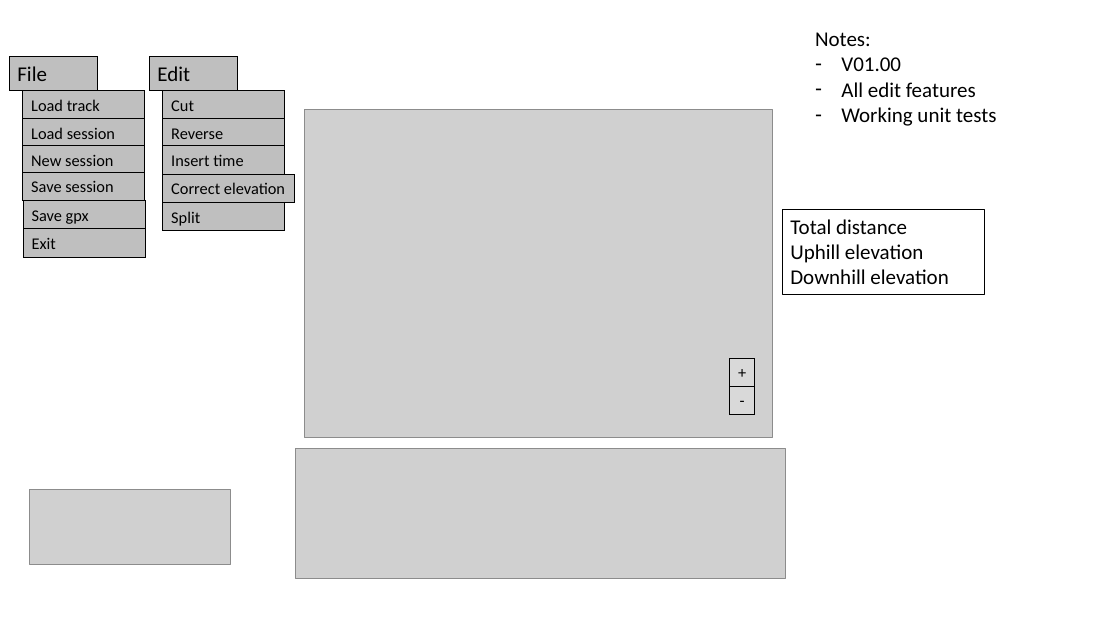
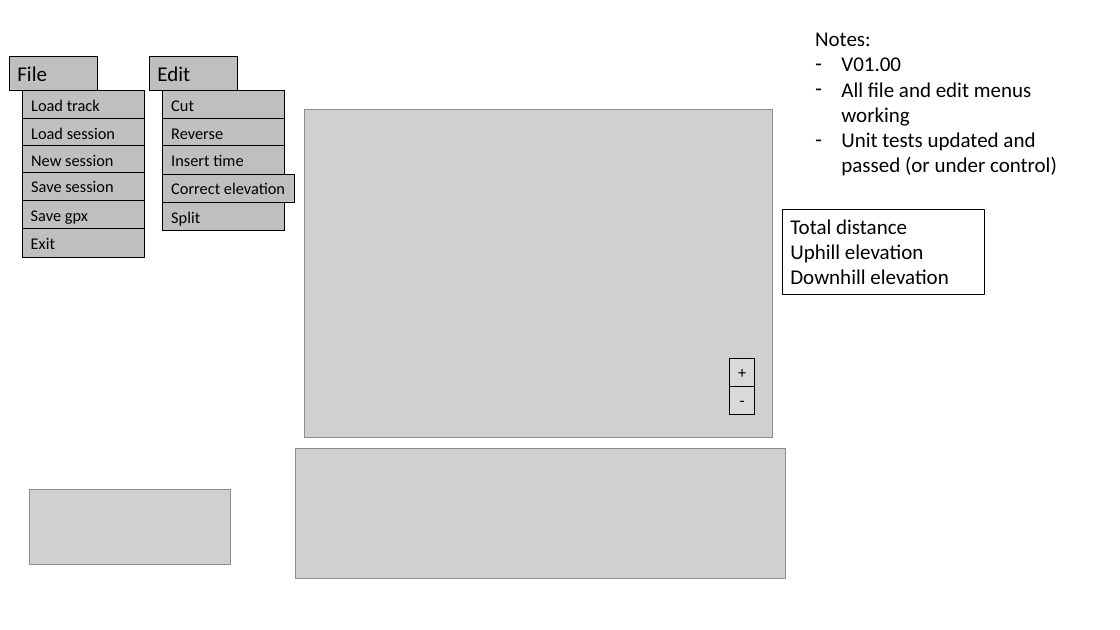
Before and after one commit to TrackEditor/TrackEditor, a slide deck: slide 13 of docs/gui_design.pptx (slide 11 before the commit). Drawn at 1120x630 pixels with LibreOffice and Linux fonts; fonts in the diff are those of the drawing; grey boxes stand for pictures. Boxes give left, top, right and bottom in pixels: in the first picture for what was removed or moved away, otherwise in the second. Text is boxed around its words. In the diff, an @@ line names an element or a change of style, - is before the commit and + after.

```diff
--- a/docs/gui_design.pptx
+++ b/docs/gui_design.pptx
@@ text at <box>841,82,1057,176</box>: text changed @@
-– All edit features
-– Working unit tests
+– All file and edit menus working
+– Unit tests updated and passed (or under control)
```
Also in this commit, not shown: 1 other slide changed, 2 slides added, 2 other files.
